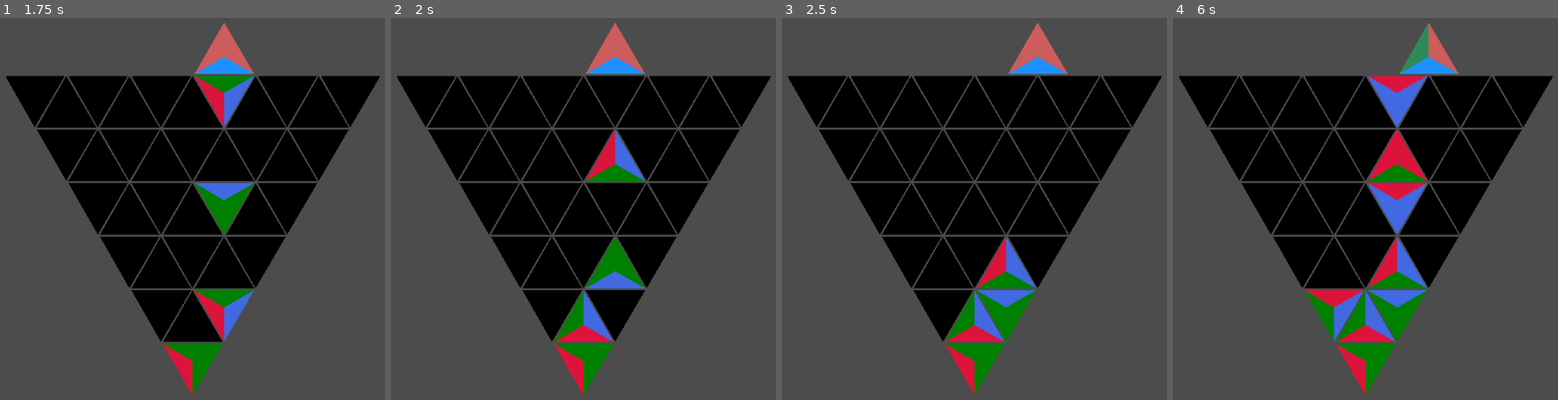
Above: before the commit, frames 1-4 (left to right).
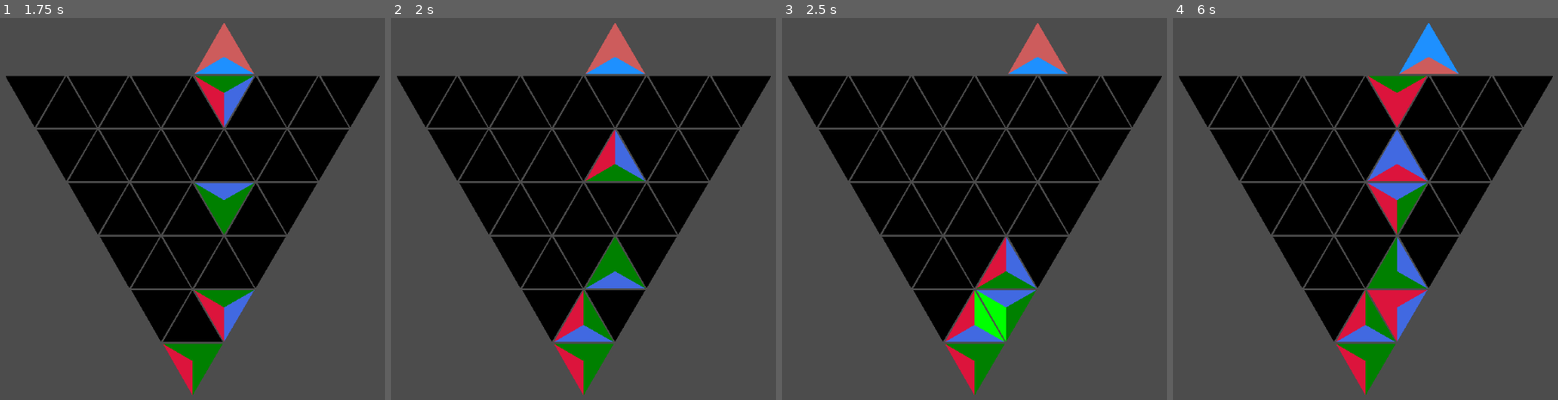
Above: after the commit, the same moments.

Repository: BoatsandJoes/tri-twist
Game: Godot game, scene res://scenes/Main.tscn
Two runs of this game, one before a commit and one after it. Both use one fixed random seed, a clock stepped at 60 frames per second and the inputs below.
Inputs (mouse positions are in pixels of both pictures, inside the frame that each line leads up to):
- Up to frame 1 (1.75 s): tap Enter (ui_accept) at 0.5, 0.77, 1.52 s; move the mouse to (161, 342) at 0.52 s; hold Right (ui_right) 0.53-1.28 s; click (161, 342) at 0.67 s; move the mouse to (130, 289) at 1.27 s; hold Down (ui_down) from 1.28 s (still down); click (130, 289) at 1.42 s
- Up to frame 2 (2 s): keep holding Down (ui_down)
- Up to frame 3 (2.5 s): move the mouse to (943, 342) at 2.02 s; release Down (ui_down) at 2.03 s; hold Right (ui_right) from 2.03 s (still down); click (943, 342) at 2.17 s
- Up to frame 4 (6 s): tap Enter (ui_accept) at 2.75, 3.02, 3.77, 4.52, 5.75 s; move the mouse to (1369, 289) at 2.77 s; release Right (ui_right) at 2.78 s; hold Up (ui_up) 2.78-3.53 s; click (1369, 289) at 2.92 s; move the mouse to (1273, 235) at 3.52 s; hold Left (ui_left) 3.53-5.03 s; click (1273, 235) at 3.67 s; move the mouse to (1303, 289) at 4.27 s; click (1303, 289) at 4.42 s; move the mouse to (1334, 235) at 5.02 s; hold Down (ui_down) 5.03-5.78 s; click (1334, 235) at 5.17 s; move the mouse to (1369, 289) at 5.77 s; hold Right (ui_right) from 5.78 s (still down); click (1369, 289) at 5.92 s

Frame 1 is identical in both runs. In frame 2, 1.1% of the frame differs, in the area x 42-58%, y 71-85%; in frame 3, 1.5%; in frame 4, 7.9%, in the area x 34-75%, y 1-85%.

Commit message:
Tumbling left/right pieces now have inertia.

Diff:
--- a/scenes/TriangleCell.gd
+++ b/scenes/TriangleCell.gd
@@ -293,7 +293,12 @@
 	if pointFacingUp:
 		emptyCell = get_parent().get_neighbor(rowIndex, columnIndex, Direction.VERTICAL)
 		direction = Direction.VERTICAL
+	elif tumbleDirection == Direction.LEFT || tumbleDirection == Direction.RIGHT:
+		# Inertia on precarious/tumbling pieces
+		emptyCell = get_parent().get_neighbor(rowIndex, columnIndex, tumbleDirection)
+		direction = tumbleDirection
 	else:
+		# Fall down
 		emptyCell = get_parent().get_neighbor(rowIndex, columnIndex, Direction.VERTICAL_POINT)
 		direction = Direction.VERTICAL_POINT
 	if (emptyCell == null || !emptyCell.is_empty()) && !pointFacingUp:
Not shown, changed: README.md
